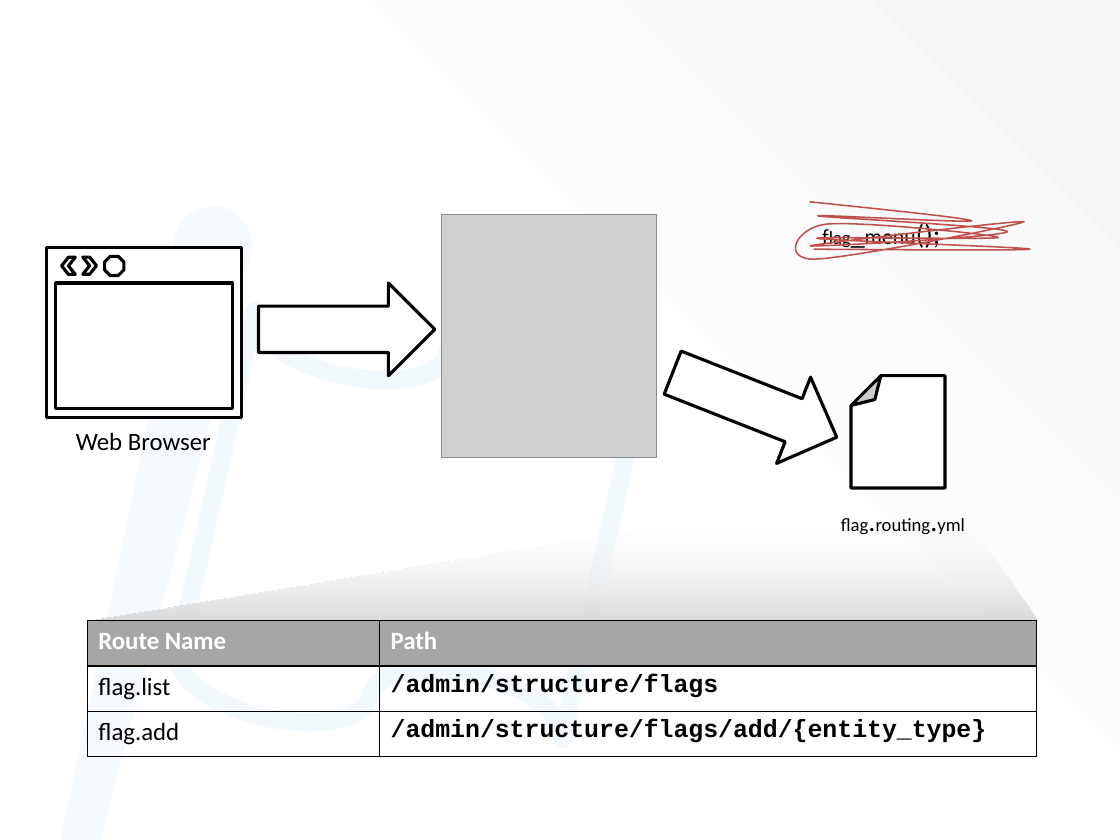
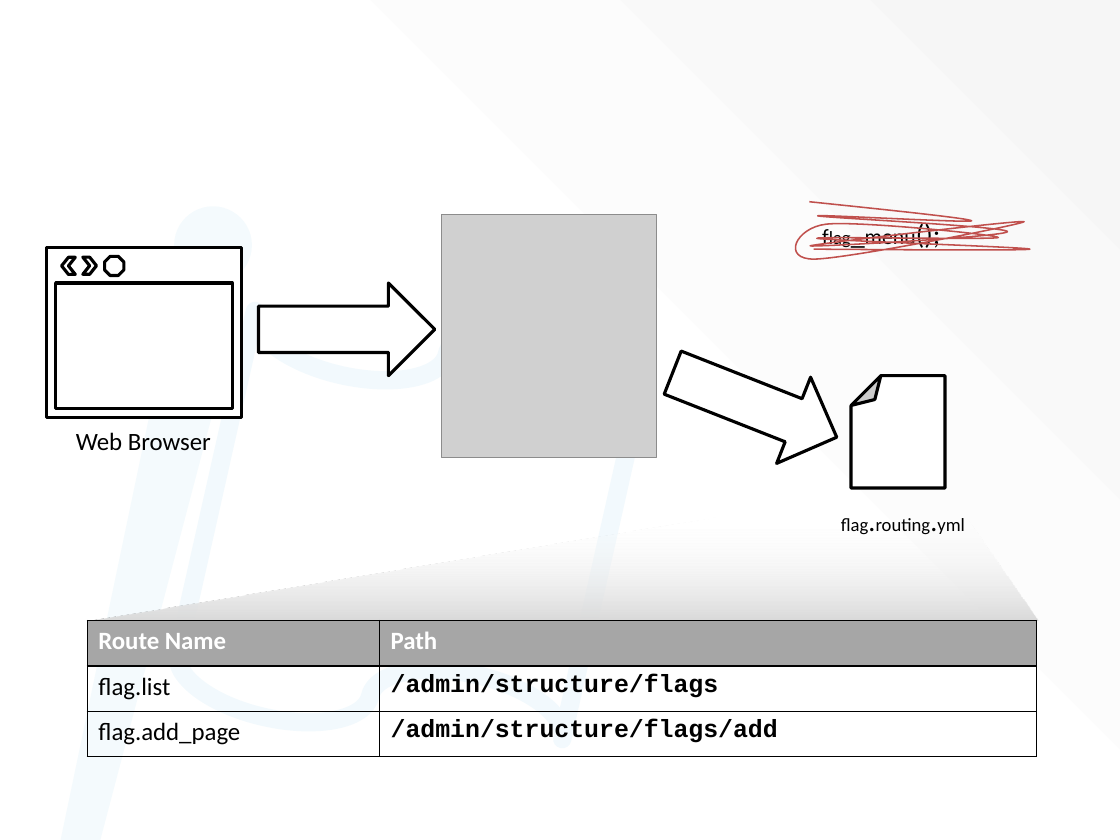
Before and after one commit to socketwench/portingFlagToDrupal8, a slide deck: slide 23 of src/flagOnD8.pptx. Drawn at 1120x840 pixels with LibreOffice and Linux fonts; fonts in the diff are those of the drawing; grey boxes stand for pictures; background and template pictures are left out. Boxes give left, top, right and bottom in pixels: in the first picture for what was removed or moved away, otherwise in the second. Text is boxed around its words. In the diff, an @@ line names an element or a change of style, - is before the commit and + after.

```diff
--- a/src/flagOnD8.pptx
+++ b/src/flagOnD8.pptx
@@ table at (87,620,1037,757) @@
-row 3, column 1: flag.add
+row 3, column 1: flag.add_page
-row 3, column 2: /admin/structure/flags/add/{entity_type}
+row 3, column 2: /admin/structure/flags/add
```
Also in this commit, not shown: 6 other slides changed, 8 slides added, 27 other files.
